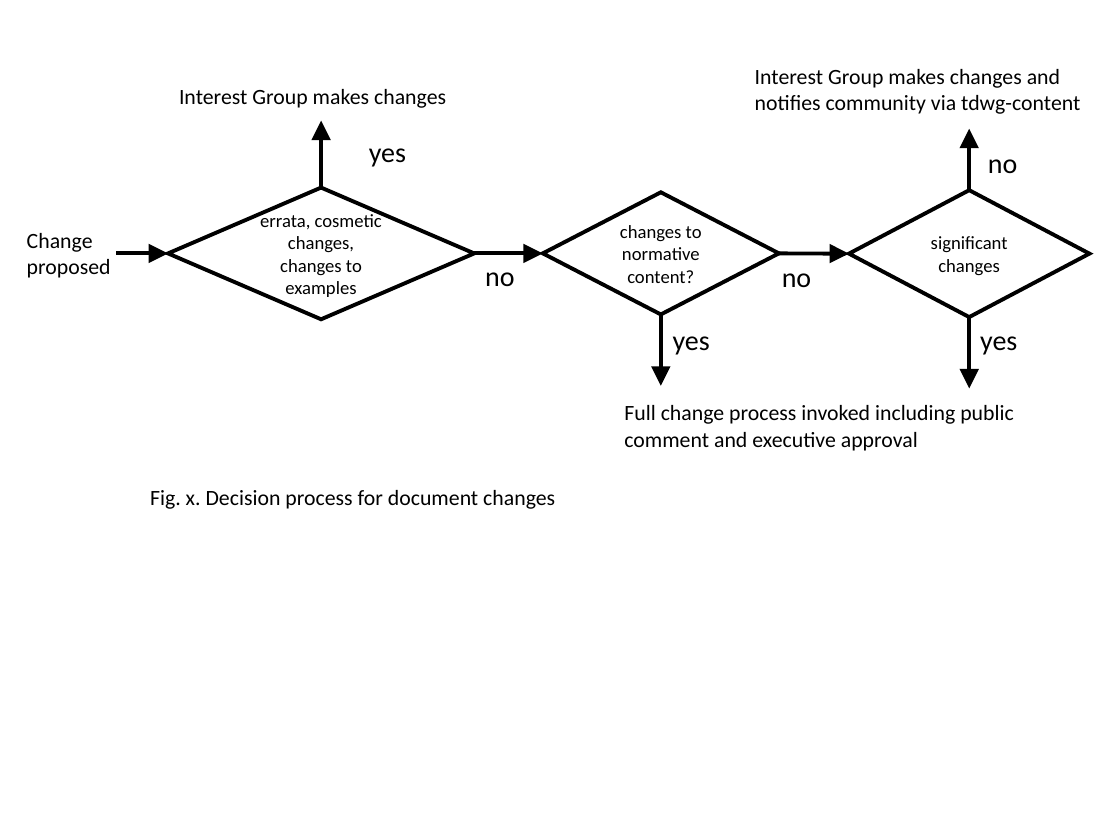
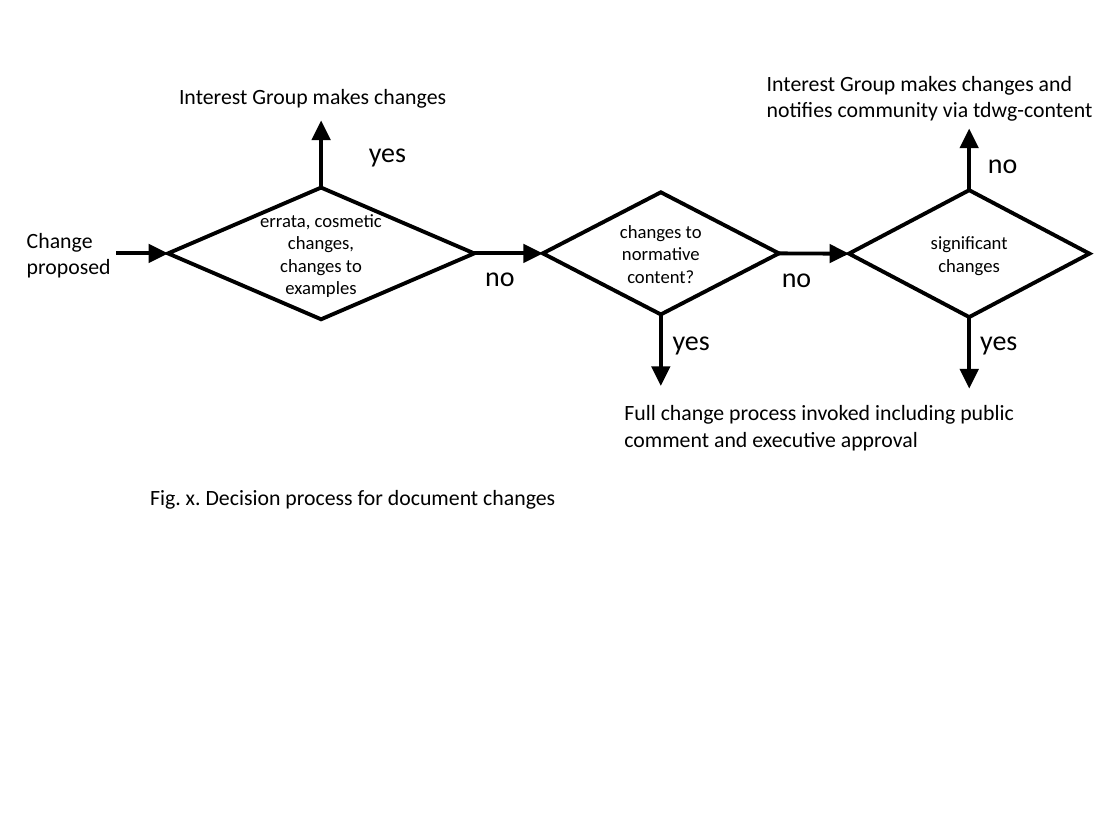
Before and after one commit to tdwg/vocab, a slide deck: slide 5 of diagrams.pptx. Drawn at 1120x840 pixels with LibreOffice and Linux fonts; fonts in the diff are those of the drawing. Boxes give left, top, right and bottom in pixels: in the first picture for what was removed or moved away, otherwise in the second. Text is boxed around its words. In the diff, an @@ line names an element or a change of style, - is before the commit and + after.

```diff
--- a/diagrams.pptx
+++ b/diagrams.pptx
@@ text "Interest Group makes changes and ..." moved from (x1=755, y1=69, x2=1080, y2=114) to (x1=767, y1=76, x2=1092, y2=121) @@
```
Also in this commit, not shown: 8 other files.
